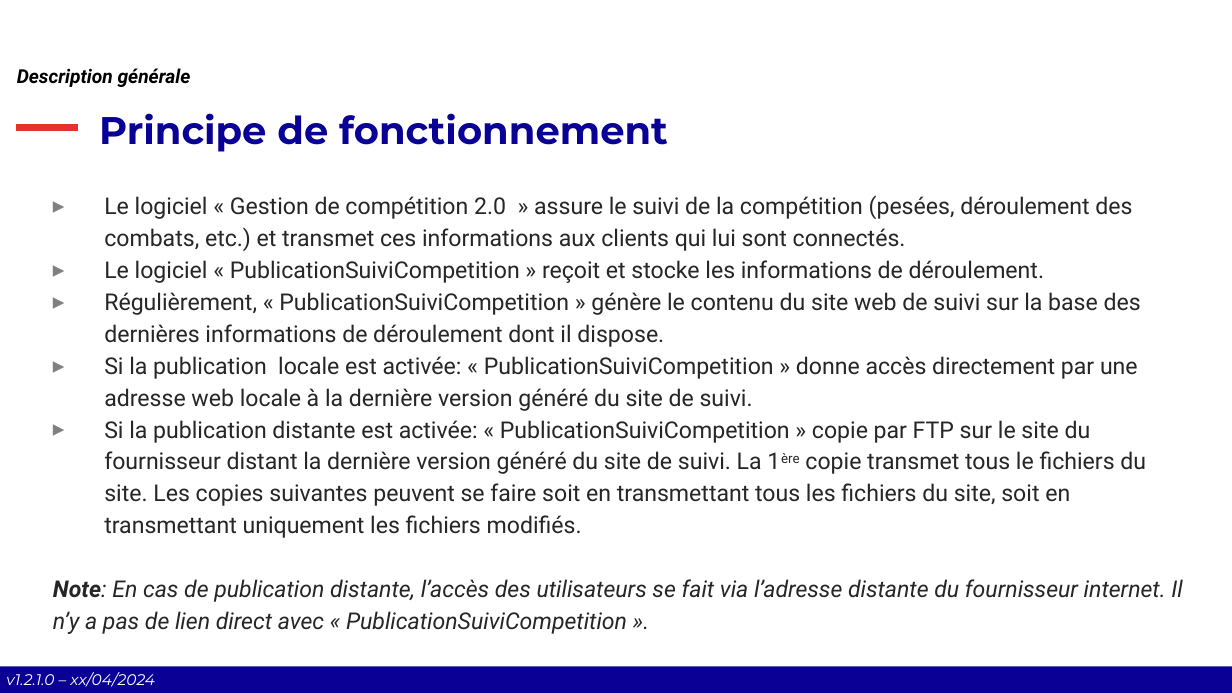
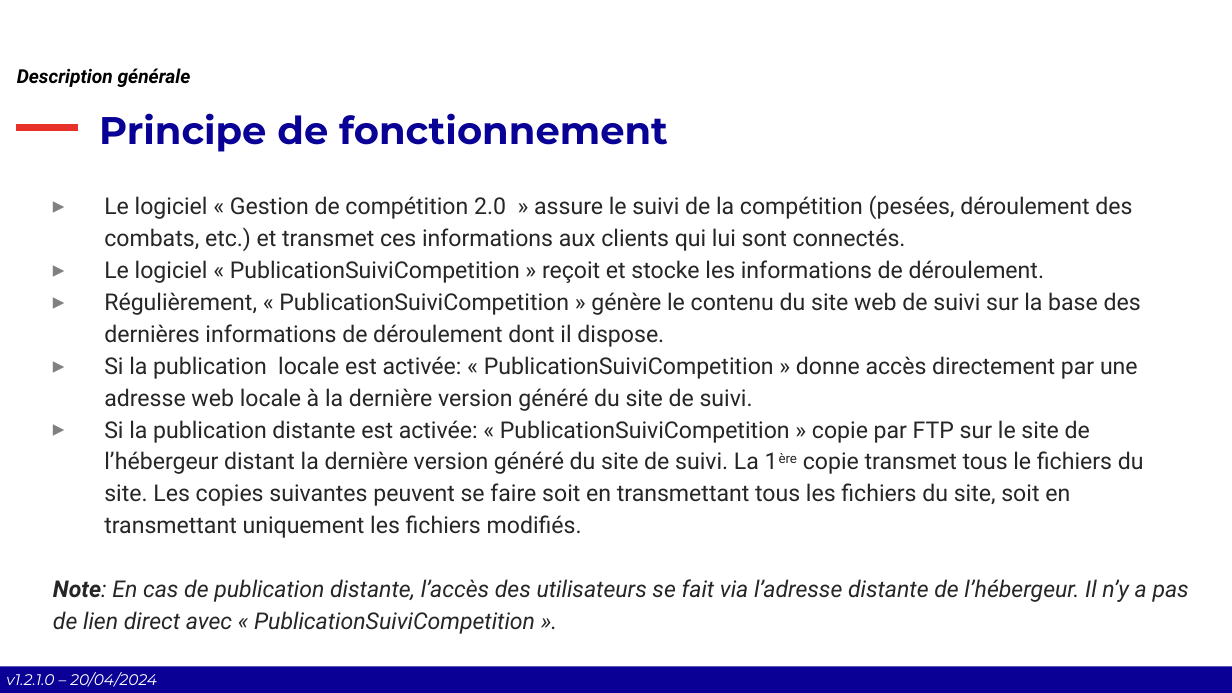
Before and after one commit to Comite-Rhone-Judo/PublicationSuiviCompetition, a slide deck: slide 6 of AppPublication/Documentation/PublicationSuiviCompetition - Manuel d'utilisation.pptx. Drawn at 1232x693 pixels with LibreOffice and Linux fonts; fonts in the diff are those of the drawing; background and template pictures are left out. Boxes give left, top, right and bottom in pixels: in the first picture for what was removed or moved away, otherwise in the second. Text is boxed around its words. In the diff, an @@ line names an element or a change of style, - is before the commit and + after.

```diff
--- a/AppPublication/Documentation/PublicationSuiviCompetition - Manuel d'utilisation.pptx
+++ b/AppPublication/Documentation/PublicationSuiviCompetition - Manuel d'utilisation.pptx
@@ text at [53,420,1189,634]: text changed @@
-▸ Si la publication distante est activée: « PublicationSuiviCompetition » copie par FTP sur le site du fournisseur distant la dernière version généré du site de suivi. La 1ère copie transmet tous le fichiers du site. Les copies suivantes peuvent se faire soit en transmettant tous les fichiers du site, soit en transmettant uniquement les fichiers modifiés.
-Note: En cas de publication distante, l’accès des utilisateurs se fait via l’adresse distante du fournisseur internet. Il n’y a pas de lien direct avec « PublicationSuiviCompetition ».
+▸ Si la publication distante est activée: « PublicationSuiviCompetition » copie par FTP sur le site de l’hébergeur distant la dernière version généré du site de suivi. La 1ère copie transmet tous le fichiers du site. Les copies suivantes peuvent se faire soit en transmettant tous les fichiers du site, soit en transmettant uniquement les fichiers modifiés.
+Note: En cas de publication distante, l’accès des utilisateurs se fait via l’adresse distante de l’hébergeur. Il n’y a pas de lien direct avec « PublicationSuiviCompetition ».
@@ text at [6,672,157,687]: text changed @@
-v1.2.1.0 – xx/04/2024
+v1.2.1.0 – 20/04/2024
```
Also in this commit, not shown: 25 other slides changed, 4 slides added, 2 slides removed, 3 other files.
